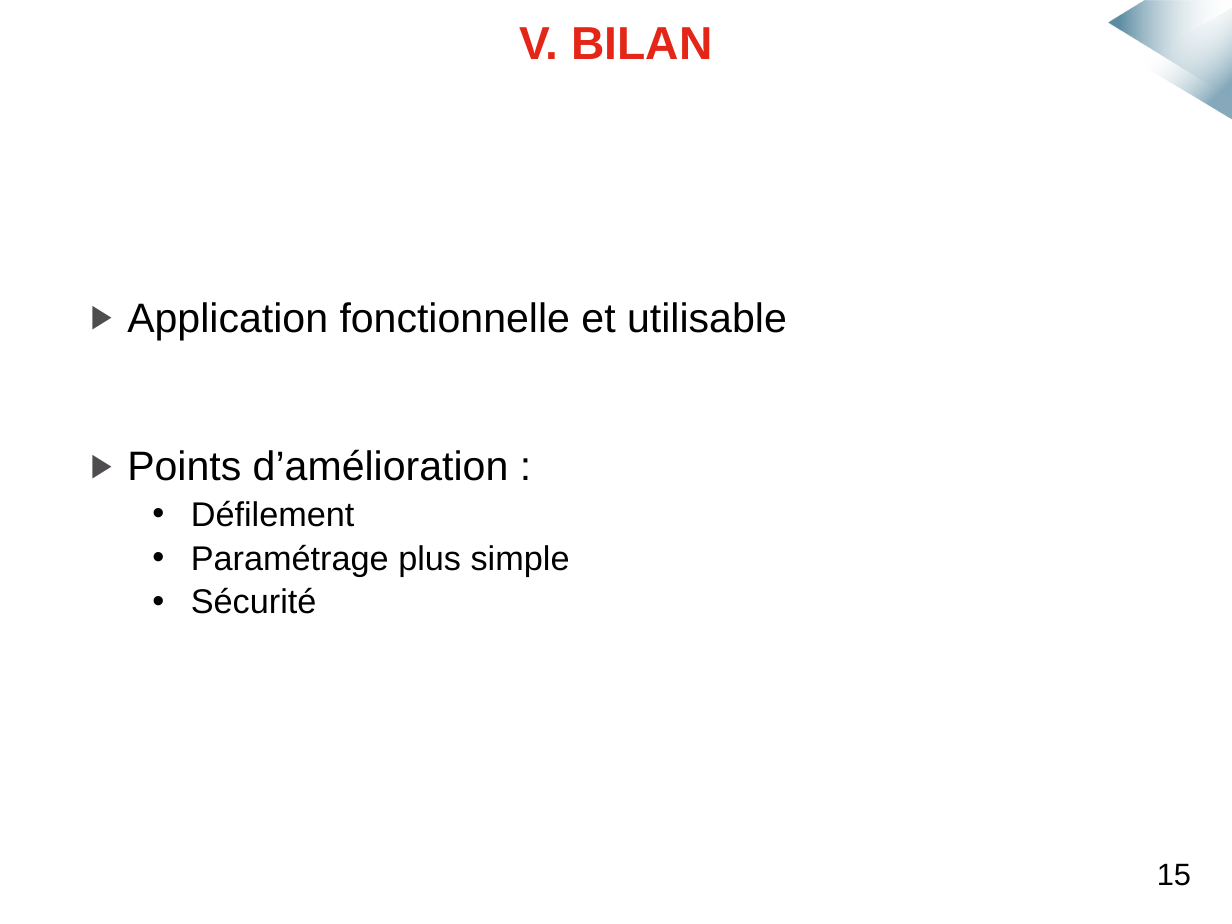
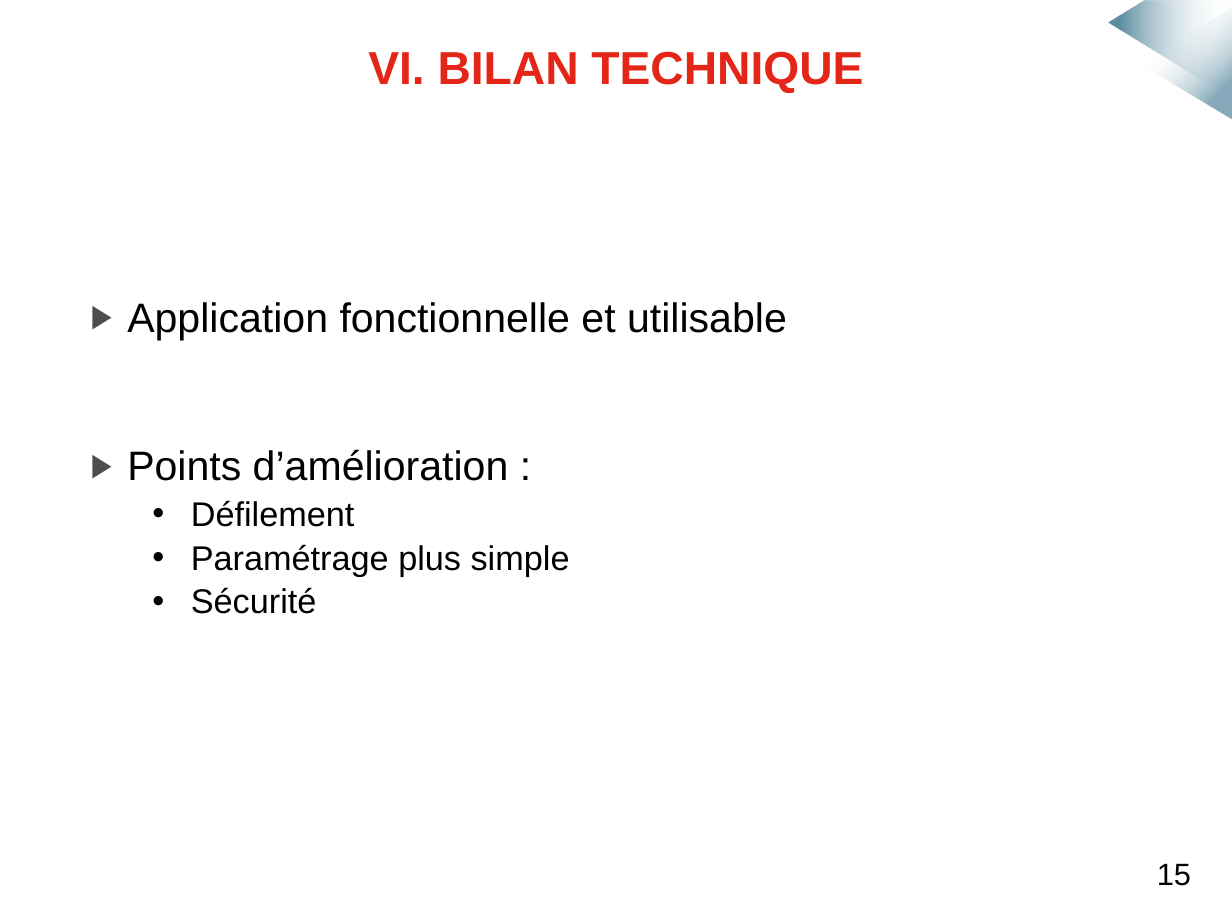
Before and after one commit to mmeven/EP_Domotique_Tablette, a slide deck: slide 18 of Rendu/Diapo_soutenance.pptx. Drawn at 1232x924 pixels with LibreOffice and Linux fonts; fonts in the diff are those of the drawing; background and template pictures are left out. Boxes give left, top, right and bottom in pixels: in the first picture for what was removed or moved away, otherwise in the second. Text is boxed around its words. In the diff, an @@ line names an element or a change of style, - is before the commit and + after.

```diff
--- a/Rendu/Diapo_soutenance.pptx
+++ b/Rendu/Diapo_soutenance.pptx
@@ text at bbox=[368, 51, 863, 93]: text changed @@
-V. BILAN
+VI. BILAN TECHNIQUE
```
Also in this commit, not shown: 15 other slides changed, 1 slide removed.
